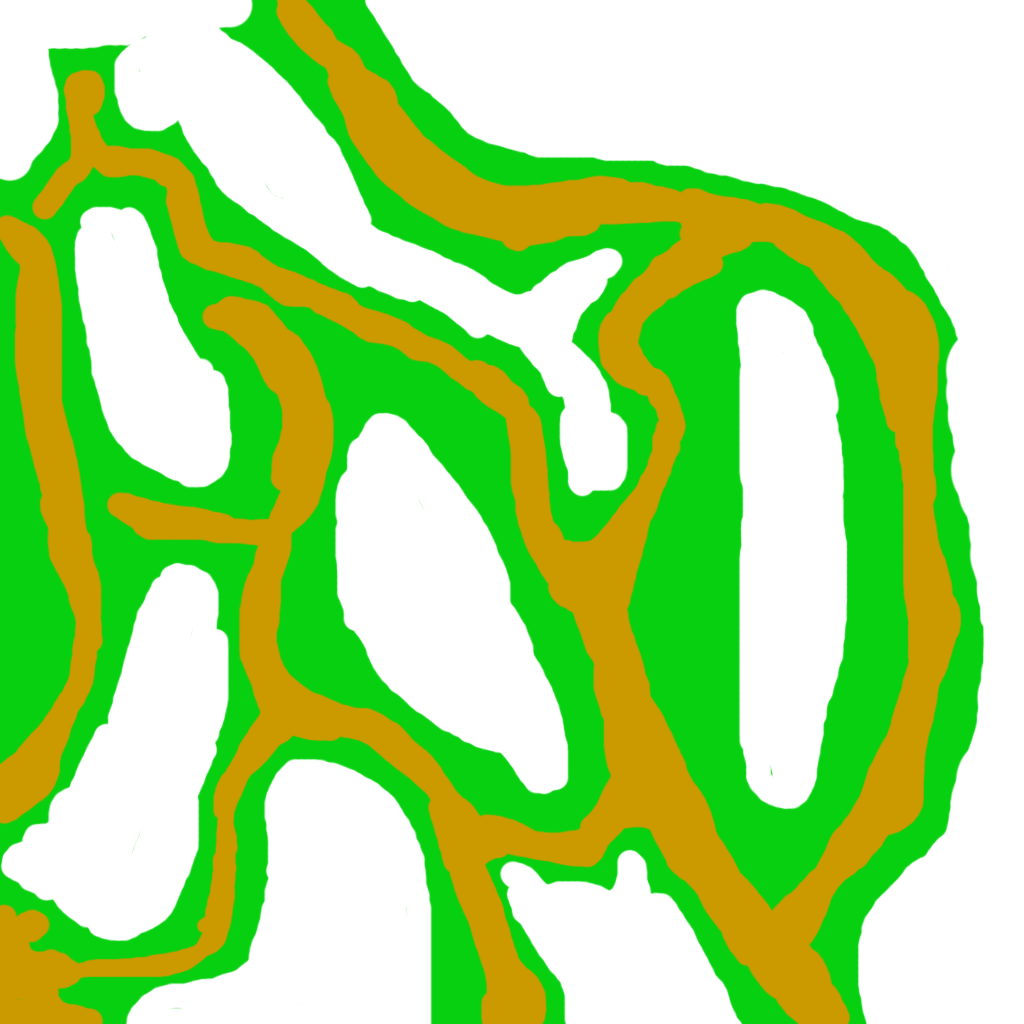
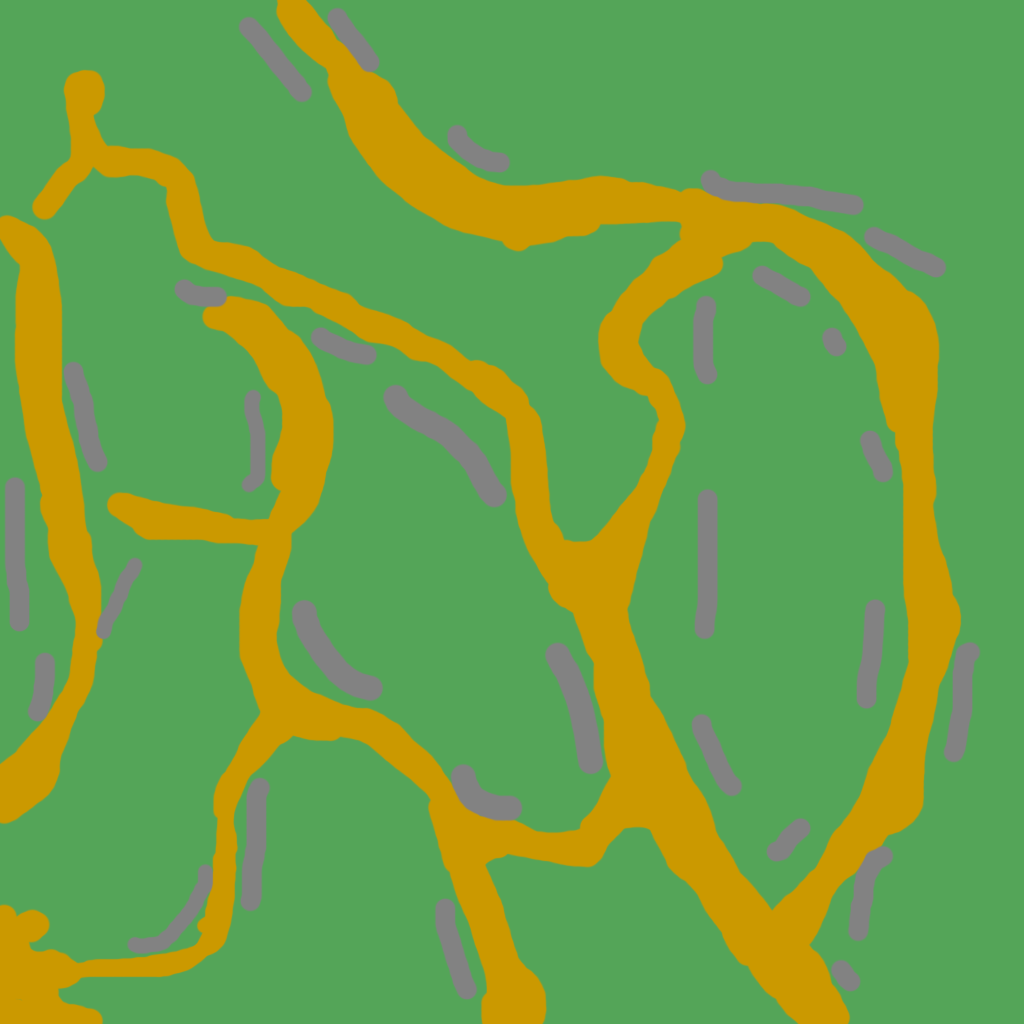
Two versions of the same layered image (1024x1024). Layer-by-layer changes:
added layer "Layer 4" above "Layer 3" over [3, 6, 982, 1001]
hid "Layer 3" over [0, 0, 1024, 1024]
painted on "Layer 1" over [0, 0, 1024, 1024]
